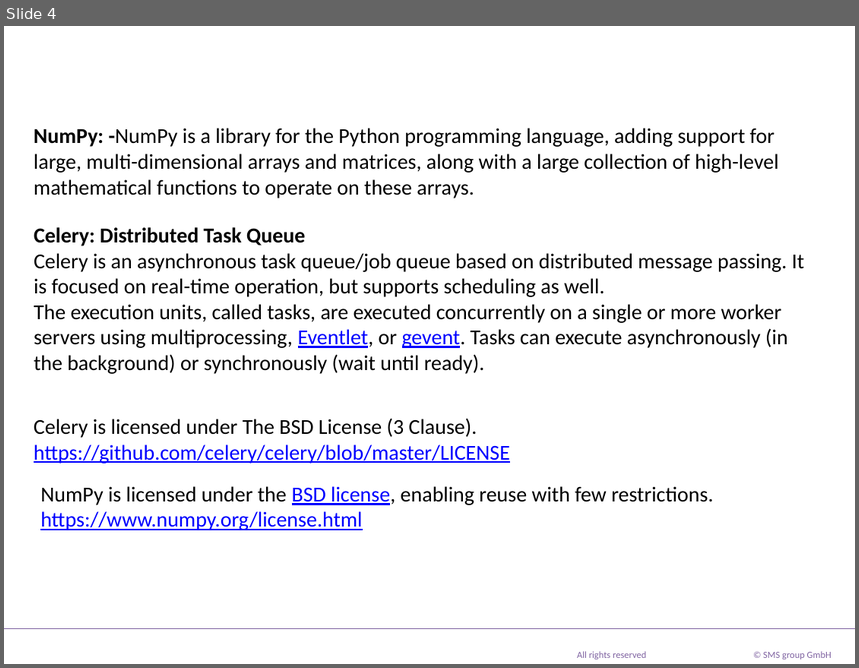
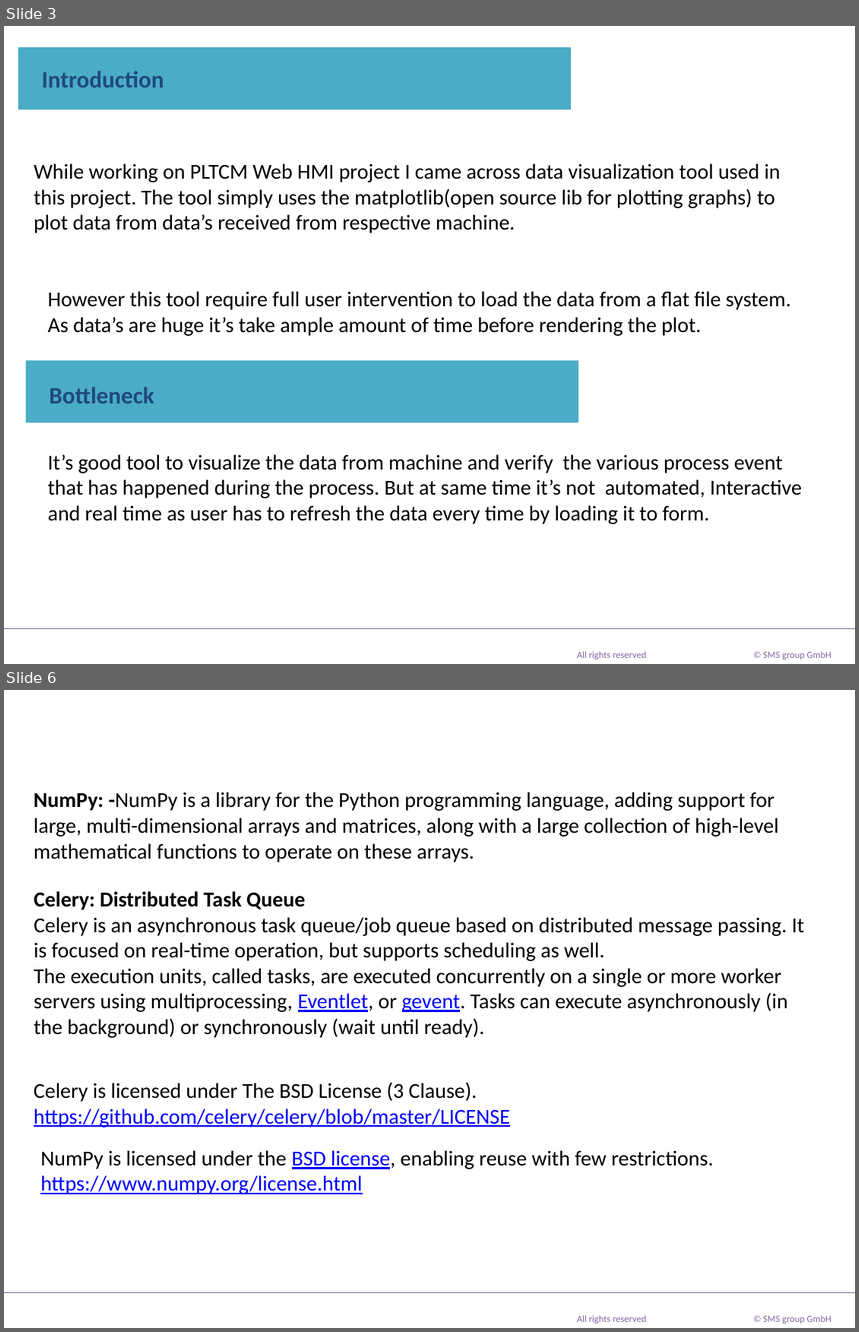
Before and after one commit to mrmanishprasadroy/Dash_Monitoring_Tool, a slide deck: PlotlyDashboard.pptx. Shown one above the other, each under a label of ours: slide 4 before the commit, slides 3 and 6 after it; the slides between them are not shown. The pictures are 859x668 and 859x1332 pixels, drawn with LibreOffice and Linux fonts; fonts in the diff are those of the drawing; background and template pictures are left out. Boxes give left, top, right and bottom in pixels: in the first picture for what was removed or moved away, otherwise in the second. Text is boxed around its words. In the diff, an @@ line names an element or a change of style, - is before the commit and + after.

```diff
--- a/PlotlyDashboard.pptx
+++ b/PlotlyDashboard.pptx
@@ slide 3 added at [4,26,855,664], background #FFFFFF; not listed: 3 template elements that a slide beside it also shows @@
@@ title added at [18,47,572,110], fill #4BACC6, 20 pt, text #1F497D, bold @@
+Introduction
@@ text added at [34,164,781,233], 18 pt, text #000000 @@
+While working on PLTCM Web HMI project I came across data visualization tool used in this project. The tool simply uses the matplotlib(open source lib for plotting graphs) to plot data from data’s received from respective machine.
@@ text added at [48,291,791,336], 18 pt, text #000000 @@
+However this tool require full user intervention to load the data from a flat file system. As data’s are huge it’s take ample amount of time before rendering the plot.
@@ rectangle added at [26,360,579,423], fill #4BACC6, 20 pt, text #1F497D, bold @@
+Bottleneck
@@ text added at [48,455,802,525], 18 pt, text #000000 @@
+It’s good tool to visualize the data from machine and verify the various process event that has happened during the process. But at same time it’s not automated, Interactive and real time as user has to refresh the data every time by loading it to form.
@@ what was slide 4 is now slide 6 @@
```
Also in this commit, not shown: 3 slides changed, 6 other slides added, 6 slides removed, 51 other files.
